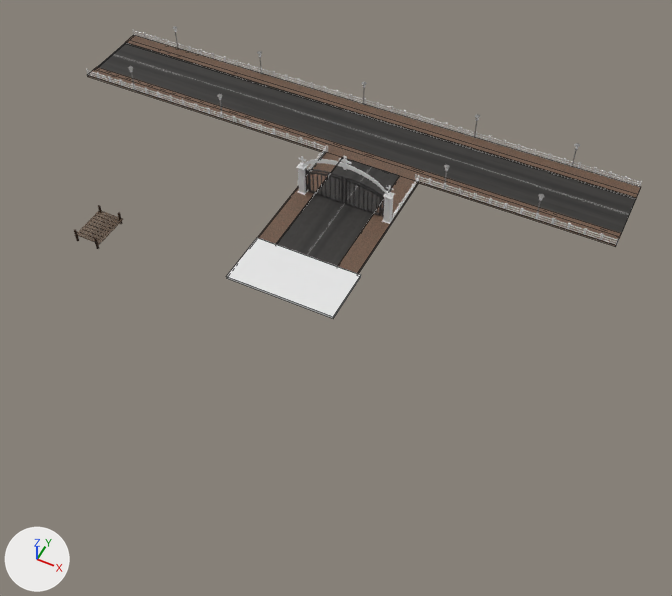
An edit to the FBX model Assets/Terrain.fbx, drawn before and after from the same camera.
One viewpoint serves both versions: a camera (50 mm lens) standing at (40.8, -82.5, 75.8) and looking at (10.1, -20.9, -1.1). Every picture has the same lights, and +X, +Y and +Z are marked at lower left. Mesh edges are drawn as thin lines on the coarser meshes. Where no turn or scale is listed for an object, it has been applied to the vertices.

Names of what the first picture shows: 'Boot Steeg', 'Cube.089', 'Gehweg', 'Straße', 'Straße 2', 'Tor aus Stahl', 'Zaun'.
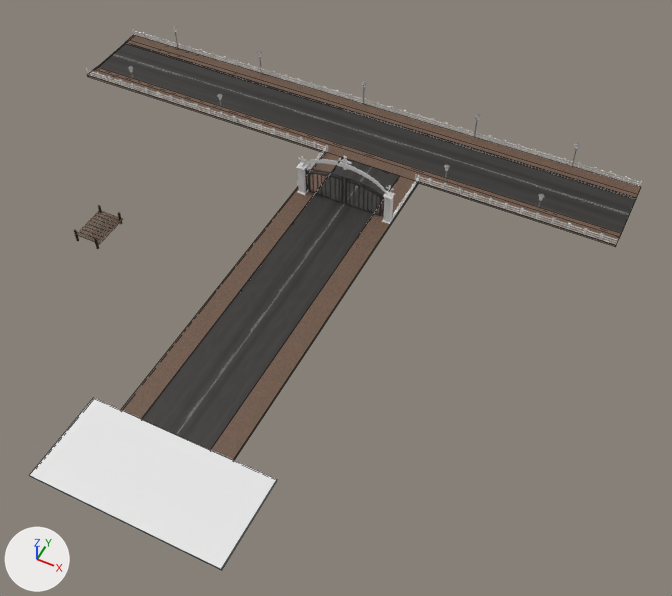
Patch to the scene script:
```diff
--- a/Assets/Terrain.fbx.py
+++ b/Assets/Terrain.fbx.py
@@ me_cube_089 @@
 me_cube_089.from_pydata(...)  # 8 vertices, 6 faces; spans x -3.1..4.8, y -17.1..0.3, z -0.1..0.1
 # used by ob_straße; location = (3.6, -0.2, -0.4)
+# me_cube_089 part 1: the whole mesh is scaled about its middle by (1, 2.55, 1), then moved by (0.0, -13.5, 0.0)
 me_cube_089.materials.append(mat_eingang_weg)
@@ me_cube_119 @@
 me_cube_119.from_pydata(...)  # 32 vertices, 24 faces; spans x -39.1..35.7, y -8.2..20.5, z -0.1..0.2
 # used by ob_gehweg; location = (-0.1, -9.1, -0.4)
 # before: 0 (-1.9, -8.2, -0.1), 1 (-1.9, -8.2, 0.1) at pixel (257, 237), 4 (0.6, -8.2, -0.1), 5 (0.6, -8.2, 0.1) at pixel (276, 244), 24 (8.5, -8.2, -0.1)
 # before: 25 (8.5, -8.2, 0.1) at pixel (337, 266), 28 (11.0, -8.2, -0.1), 29 (11.0, -8.2, 0.1) at pixel (357, 273)
+# me_cube_119 part 2
+for i in [0, 1, 4, 5, 24, 25, 28, 29]: me_cube_119.vertices[i].co += Vector((0.0, -27.1, 0.0))
 me_cube_119.materials.append(mat_gehweg)
@@ me_cube_002 @@
+me_cube_002.from_pydata(...)  # a box spanning x -8.3..12.6, y -9.9..0.1, z -0.1..0.1
@@ ob_cube_089 @@
-ob_cube_089 = bpy.data.objects.new('Cube.089', me_haus_eingangsboden)
-ob_cube_089.location = (6.1, -18.4, 0.6)
@@ ob_straße_001 @@
+ob_straße_001 = bpy.data.objects.new('Straße.001', me_cube_002)
+ob_straße_001.location = (3.0, -44.4, -0.4)
```

Where the change shows, as pixel boxes [x1, y1, x2, y2] in the pictures (672 x 596 px; the box of a moved part takes in the faces that stretch with it):
'Gehweg', reshaped (77% taller)
    before: [87, 35, 641, 274]
    after: [87, 35, 641, 460]
'Straße.001', added
    after: [30, 397, 277, 570]
'Straße', mesh rescaled (109% wider, 169% taller)
    before: [277, 158, 400, 266]
    after: [142, 158, 400, 450]
'Cube.089', deleted
    before: [226, 237, 361, 319]
part 2 of me_cube_119, moved or reshaped
    before: [258, 152, 419, 274]
    after: [121, 152, 419, 460]
